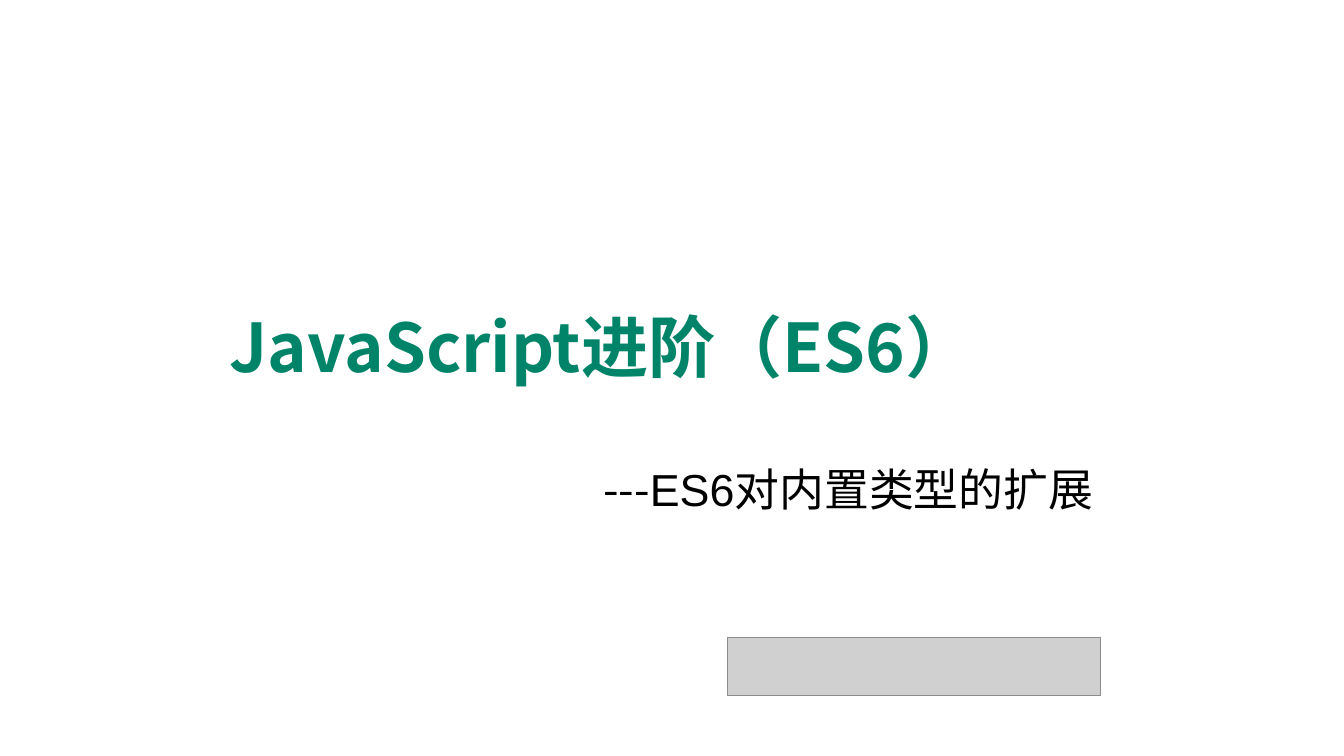
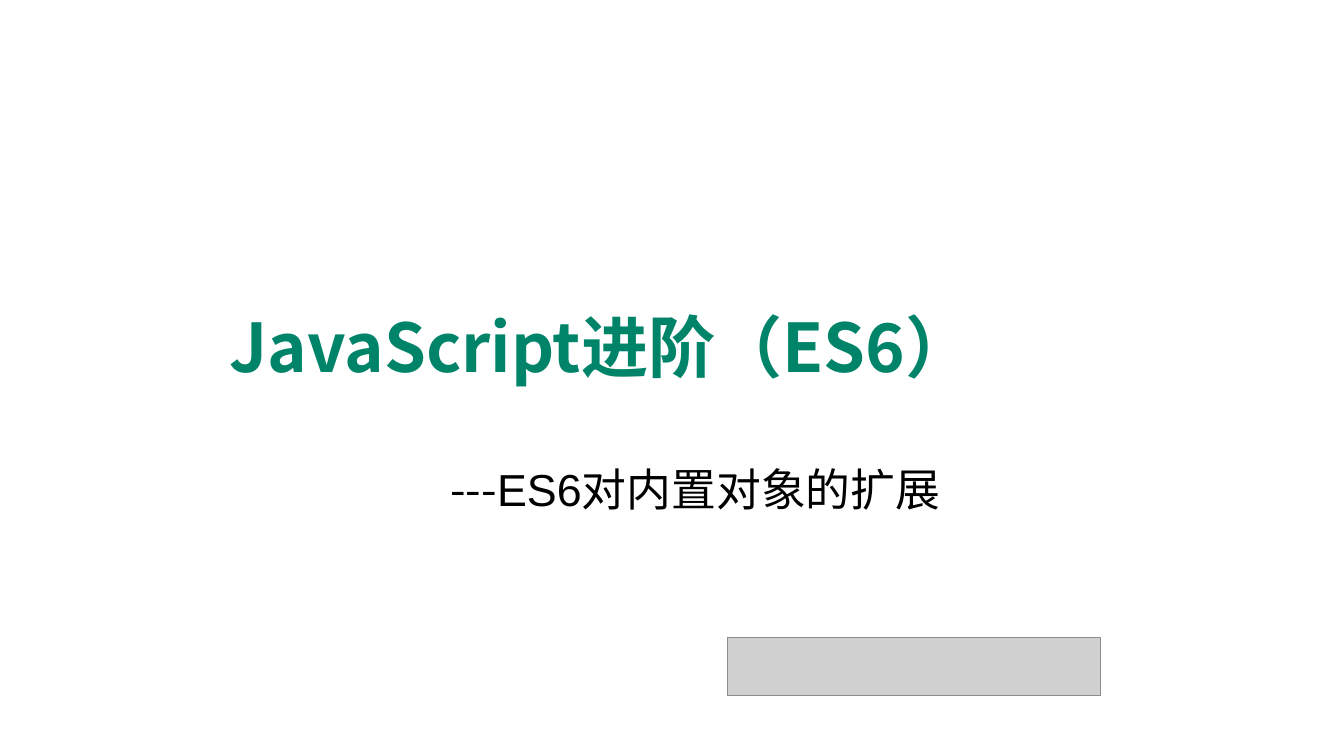
Before and after one commit to edu2act/course-javascript-advanced, a slide deck: slide 2 of 课程PPT/14.ECMAScript 6 二.pptx. Drawn at 1344x756 pixels with LibreOffice and Linux fonts; fonts in the diff are those of the drawing; grey boxes stand for pictures; background and template pictures are left out. Boxes give left, top, right and bottom in pixels: in the first picture for what was removed or moved away, otherwise in the second. Text is boxed around its words. In the diff, an @@ line names an element or a change of style, - is before the commit and + after.

```diff
--- a/课程PPT/14.ECMAScript 6 二.pptx
+++ b/课程PPT/14.ECMAScript 6 二.pptx
@@ text at (450,468,940,510): text changed @@
----ES6对内置类型的扩展
+---ES6对内置对象的扩展
```
Also in this commit, not shown: 2 other slides changed, 7 slides added, 1 slide removed, 9 other files.
